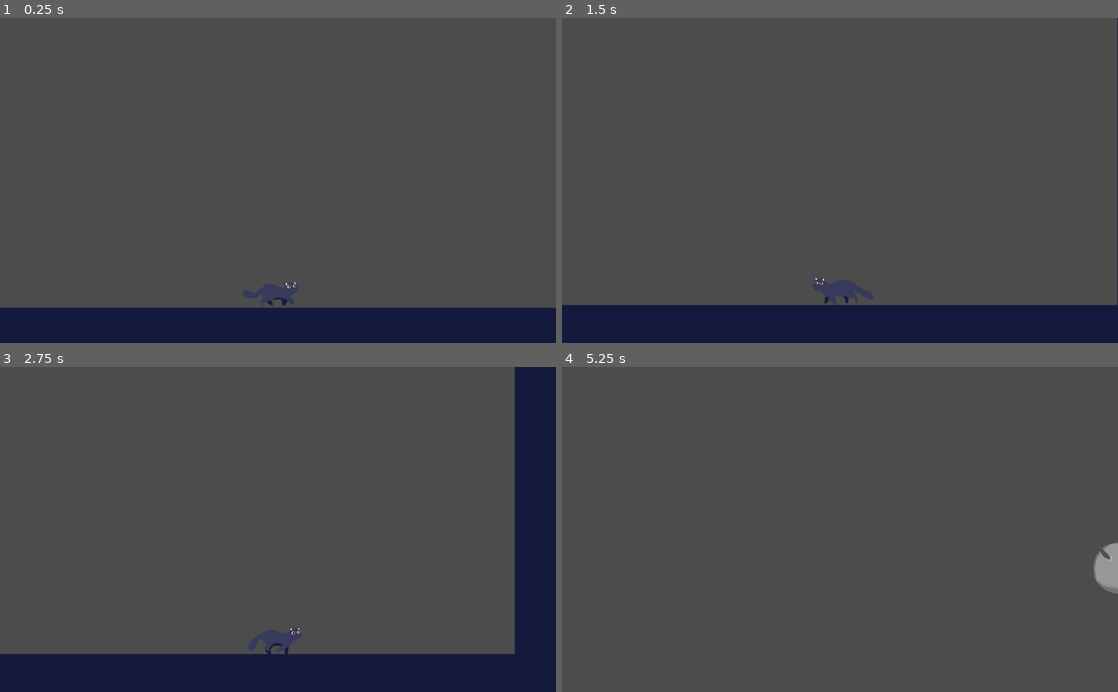
Above: before the commit, frames 1-4 (two rows, left to right).
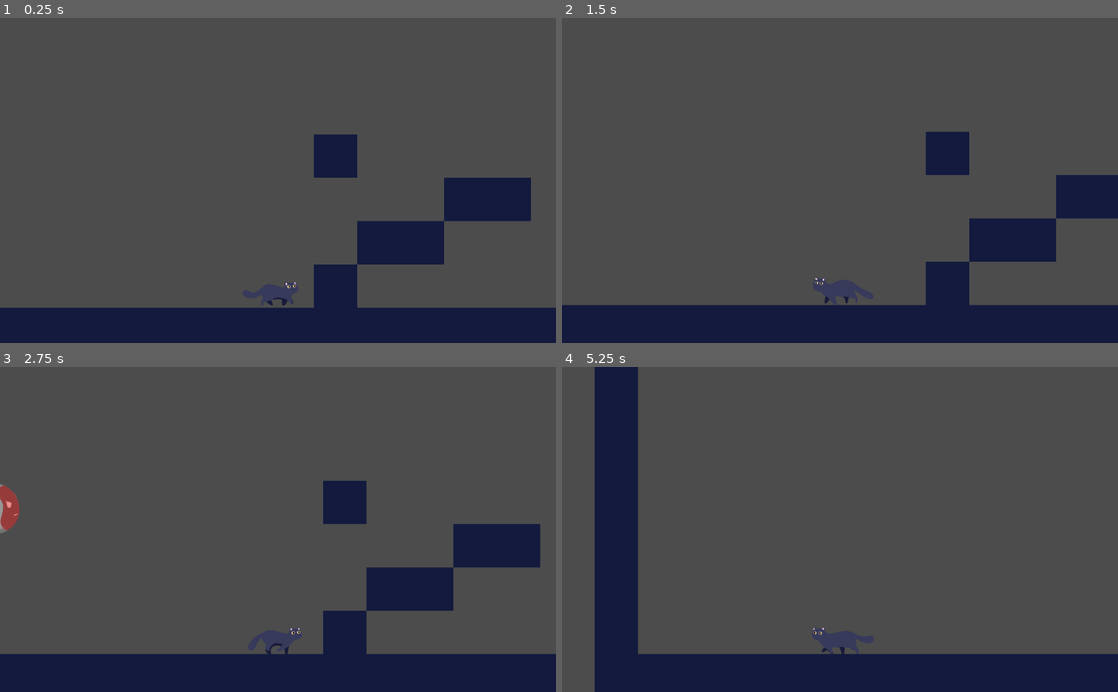
Above: after the commit, the same moments.

Repository: jukfiuune/AdventureOfAHouseCat
Game: Godot game, scene res://src/Levels/Level test.tscn
Two runs of this game, one before a commit and one after it. Both use one fixed random seed, a clock stepped at 60 frames per second and the inputs below.
Inputs:
- Up to frame 1 (0.25 s): no input
- Up to frame 2 (1.5 s): hold Right (ui_right) 0.53-1.28 s; hold Left (ui_left) from 1.28 s (still down)
- Up to frame 3 (2.75 s): release Left (ui_left) at 2.03 s; hold Right (ui_right) from 2.03 s (still down)
- Up to frame 4 (5.25 s): release Right (ui_right) at 2.78 s; hold Up (ui_up) 2.78-3.53 s; hold Left (ui_left) from 3.53 s (still down)

The runs differ from the first frame. In frame 1, 6.3% of the frame differs, in the area x 56-96%, y 35-90%; in frame 2, 5.7%; in frame 3, 12%; in frame 4, 18%, in the area x 5-100%, y 0-100%.

Commit message:
Drones fall and you can finally walk on enemies

Diff:
--- a/src/Levels/Level test.tscn
+++ b/src/Levels/Level test.tscn
@@ -16,7 +16,7 @@
 cell_size = Vector2( 80, 80 )
 collision_mask = 0
 format = 1
-tile_data = PoolIntArray( -196609, 0, 0, -262144, 0, 0, -262 …(629 unchanged characters)… 741824, 0, 327679, -1073741824, 0, 262169, 0, 0, 393215, 0, 0, 327705, 0, 0, 458751, 0, 0, 393241, 0, 0, 524287, 0, 0, 458777, 0, 0, 589823, -107374182 …(390 unchanged characters)…
+tile_data = PoolIntArray( -196609, 0, 0, -262144, 0, 0, -262 …(629 unchanged characters)… 741824, 0, 327679, -1073741824, 0, 262160, 0, 0, 262169, 0, 0, 393215, 0, 0, 327699, 0, 0, 327700, 0, 0, 327705, 0, 0, 458751, 0, 0, 393233, 0, 0, 393234, 0, 0, 393241, 0, 0, 524287, 0, 0, 458768, 0, 0, 458777, 0, 0, 589823, -107374182 …(390 unchanged characters)…
 
 [node name="enemy" parent="." instance=ExtResource( 3 )]
 position = Vector2( 260, 586 )
--- a/src/actors/drone.gd
+++ b/src/actors/drone.gd
@@ -6,6 +6,7 @@
 export var gravity: = 4000.0
 
 var _velocity: = Vector2.ZERO
+var fall = false
 
 onready var sprite = $Sprite
 
@@ -14,7 +15,12 @@
 	_velocity.x = -speed.x
 
 func _physics_process(delta: float) -> void:
+	if fall:
+		_velocity.y += gravity * delta
 	if is_on_wall():
 		_velocity.x *= -1.0
 		sprite.scale.x *= -1
 	_velocity.y = move_and_slide(_velocity, FLOOR_NORMAL).y
+
+func fall() -> void:
+	fall = true
--- a/src/actors/drone.tscn
+++ b/src/actors/drone.tscn
@@ -7,8 +7,8 @@
 extents = Vector2( 55, 46 )
 
 [node name="drone" type="KinematicBody2D"]
-collision_layer = 2
-collision_mask = 9
+collision_layer = 3
+collision_mask = 11
 script = ExtResource( 2 )
 
 [node name="Sprite" type="Sprite" parent="."]
--- a/src/actors/enemy.gd
+++ b/src/actors/enemy.gd
@@ -19,3 +19,7 @@
 		_velocity.x *= -1.0
 		sprite.scale.x *= -1
 	_velocity.y = move_and_slide(_velocity, FLOOR_NORMAL).y
+
+func fall():
+	if not true:
+		print("Why?")
--- a/src/actors/player.gd
+++ b/src/actors/player.gd
@@ -31,13 +31,19 @@
 	queue_free()
 func _physics_process(delta):
 	var coll = raycast.get_collider()
-	if raycast.is_colliding():
+	if raycast.is_colliding() and not coll.has_method("fall"):
 		isOnFloor = true
 	else:
 		isOnFloor=false
+	if raycast.is_colliding() and coll.has_method("fall"):
+		coll.fall()
 	# Player movement functions:
 	#handle_input(delta)
+
 	velocity = velocity.linear_interpolate(Vector2.ZERO, FRICTION * delta)
+	if raycast.is_colliding() and coll.has_method("fall"):
+		velocity.x = 0
+		isOnFloor = true
 	velocity = move_and_slide(velocity)
 
 	if Input.is_action_pressed("ui_right"): # If the player enters the right arrow
--- a/src/actors/player.tscn
+++ b/src/actors/player.tscn
@@ -39,9 +39,10 @@
 shape = SubResource( 2 )
 
 [node name="RayCast2D" type="RayCast2D" parent="."]
-position = Vector2( 0.582975, -14.7219 )
+position = Vector2( -41.3912, 1.54968 )
 enabled = true
-cast_to = Vector2( 0, 25 )
+cast_to = Vector2( 77.5357, 1.19209e-07 )
+collision_mask = 3
 
 [connection signal="area_entered" from="EnemyDetector" to="." method="_on_EnemyDetector_area_entered"]
 [connection signal="body_entered" from="EnemyDetector" to="." method="_on_EnemyDetector_body_entered"]
